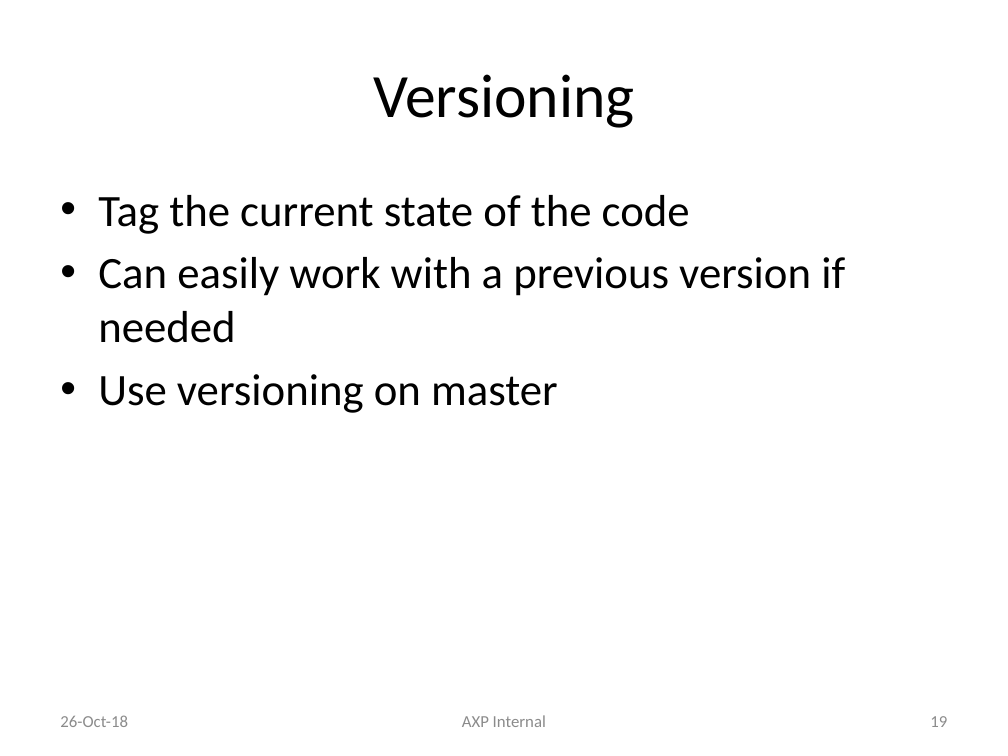
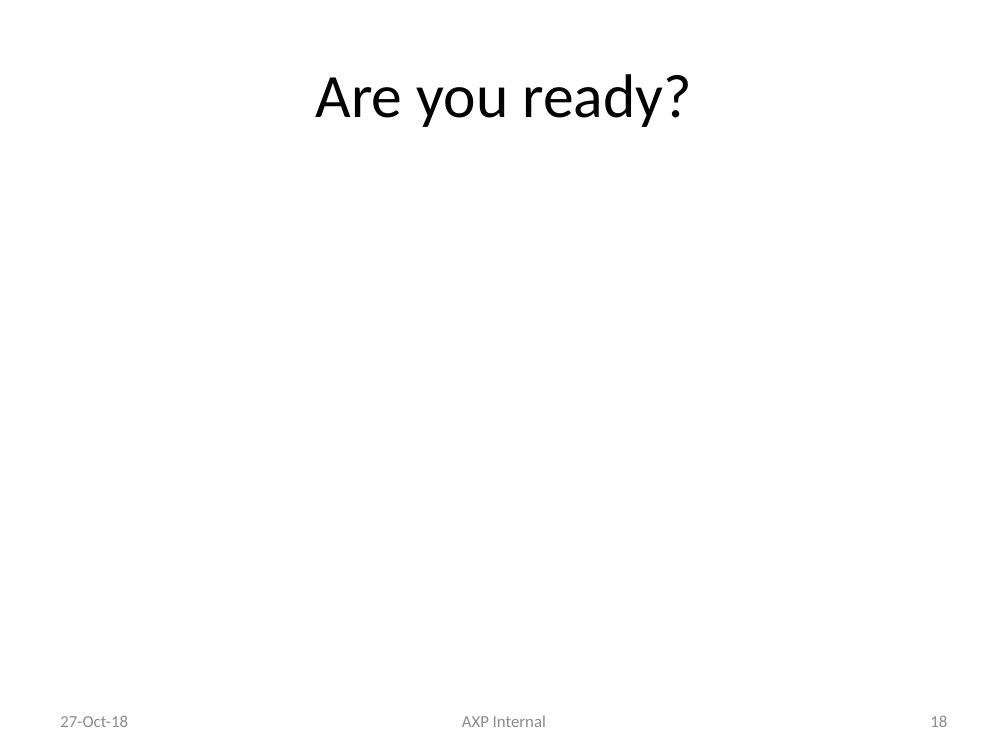
Before and after one commit to liyuan6006/GitStrategies, a slide deck: slide 18 of Branching.pptx (slide 19 before the commit). Drawn at 1008x756 pixels with LibreOffice and Linux fonts; fonts in the diff are those of the drawing. Boxes give left, top, right and bottom in pixels: in the first picture for what was removed or moved away, otherwise in the second. Text is boxed around its words. In the diff, an @@ line names an element or a change of style, - is before the commit and + after.

```diff
--- a/Branching.pptx
+++ b/Branching.pptx
@@ title at (316,74,692,127): text changed @@
-Versioning
+Are you ready?
@@ text removed at (98,195,845,413) @@
-• Tag the current state of the code
-• Can easily work with a previous version if needed
-• Use versioning on master
@@ text at (60,715,128,727): text changed @@
-26-Oct-18
+27-Oct-18
@@ page number at (930,715,947,727): text changed @@
-19
+18
```
Also in this commit, not shown: 17 other slides changed, 1 slide added, 2 slides removed.
